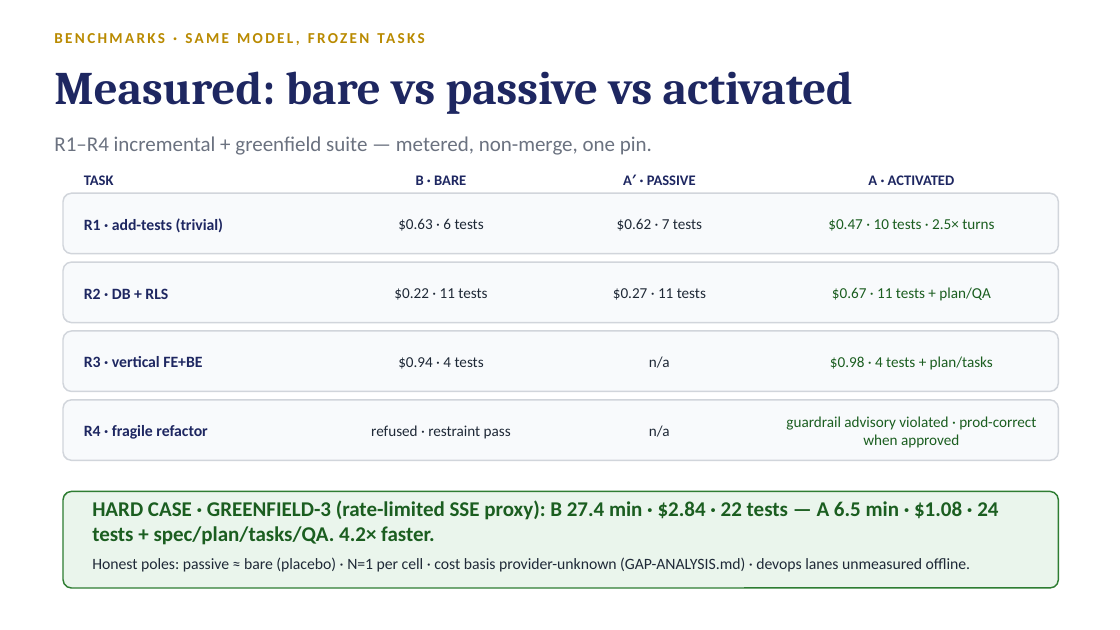
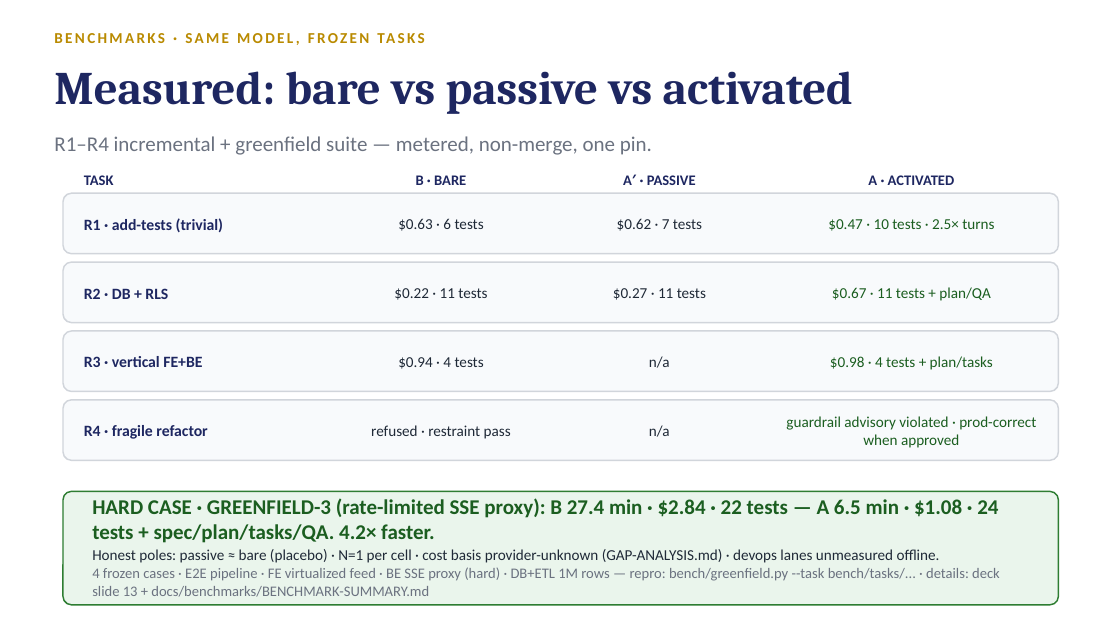
Before and after one commit to trac41799/claude-code-agentic-sdlc, a slide deck: slide 7 of docs/slides/Agentic-SDLC-Tech-Audience-COMPACT.pptx (slide 9 before the commit). Drawn at 1120x630 pixels with LibreOffice and Linux fonts; fonts in the diff are those of the drawing. Boxes give left, top, right and bottom in pixels: in the first picture for what was removed or moved away, otherwise in the second. Text is boxed around its words. In the diff, an @@ line names an element or a change of style, - is before the commit and + after.

Commit message:
deck: benchmark cases slide (the 4 frozen tasks + what each tests + gates + RUN FROM SCRATCH repro commands) in the full deck (21 slides); condensed deck benchmark slide names the 4 cases + repro pointer

```diff
--- a/docs/slides/Agentic-SDLC-Tech-Audience-COMPACT.pptx
+++ b/docs/slides/Agentic-SDLC-Tech-Audience-COMPACT.pptx
@@ rounded rectangle: place and size @@
-rounded rectangle at bbox=[63, 492, 1059, 588]
+rounded rectangle at bbox=[63, 492, 1059, 605]
@@ rounded rectangle at bbox=[63, 492, 1059, 605]: proportions changed @@
@@ text "Honest poles: passive ≈ bare ...": place and size @@
-text "Honest poles: passive ≈ bare ..." at bbox=[92, 557, 971, 572]
+text "Honest poles: passive ≈ bare ..." at bbox=[92, 549, 940, 563]
@@ text "Honest poles: passive ≈ bare ..." at bbox=[92, 549, 940, 563]: size 13.5 to 13 pt @@
@@ text added at bbox=[92, 567, 1000, 597], 12.5 pt, text #6B7280 @@
+4 frozen cases · E2E pipeline · FE virtualized feed · BE SSE proxy (hard) · DB+ETL 1M rows — repro: bench/greenfield.py --task bench/tasks/... · details: deck slide 13 + docs/benchmarks/BENCHMARK-SUMMARY.md
```
Also in this commit, not shown: 2 slides removed, 3 other files.
